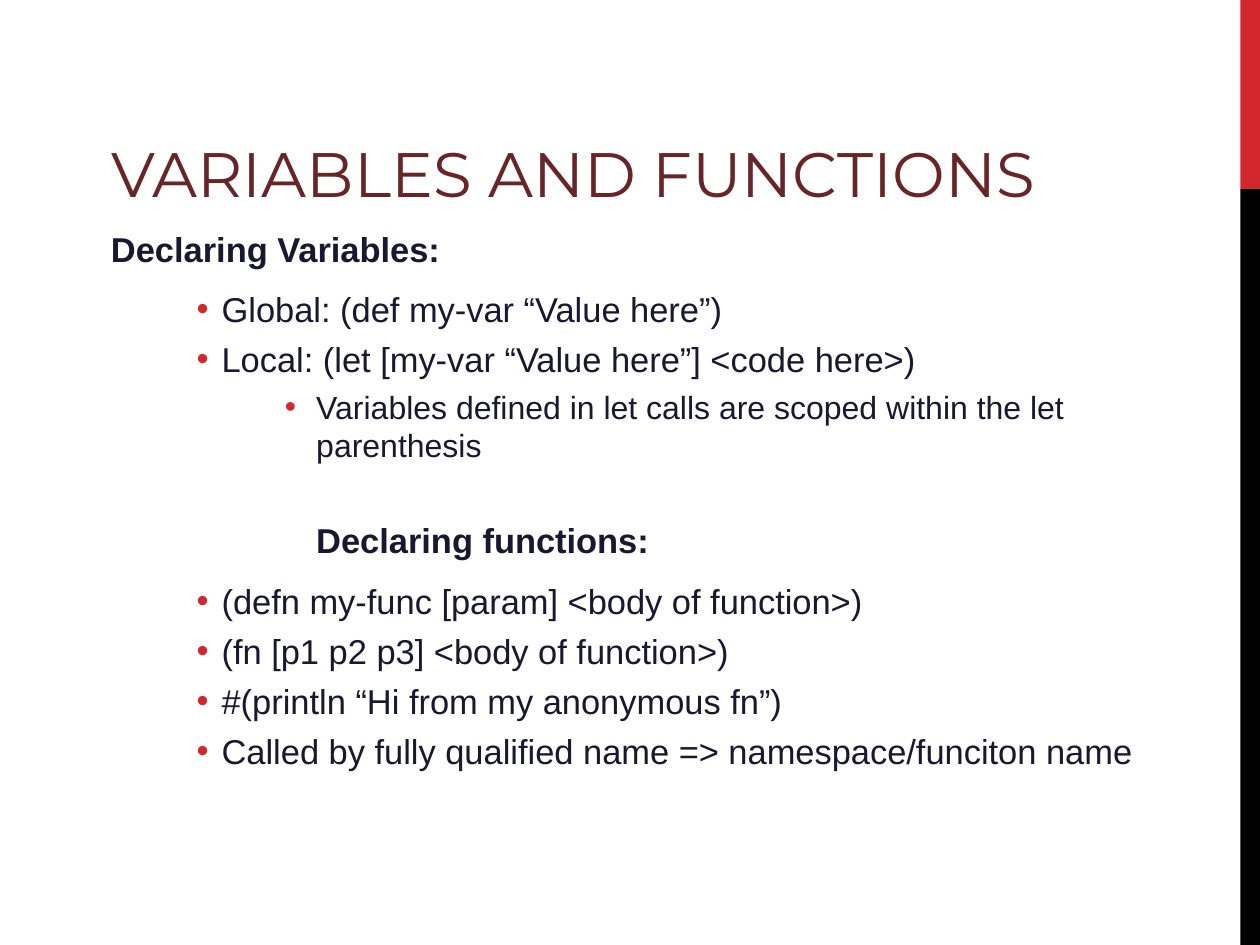
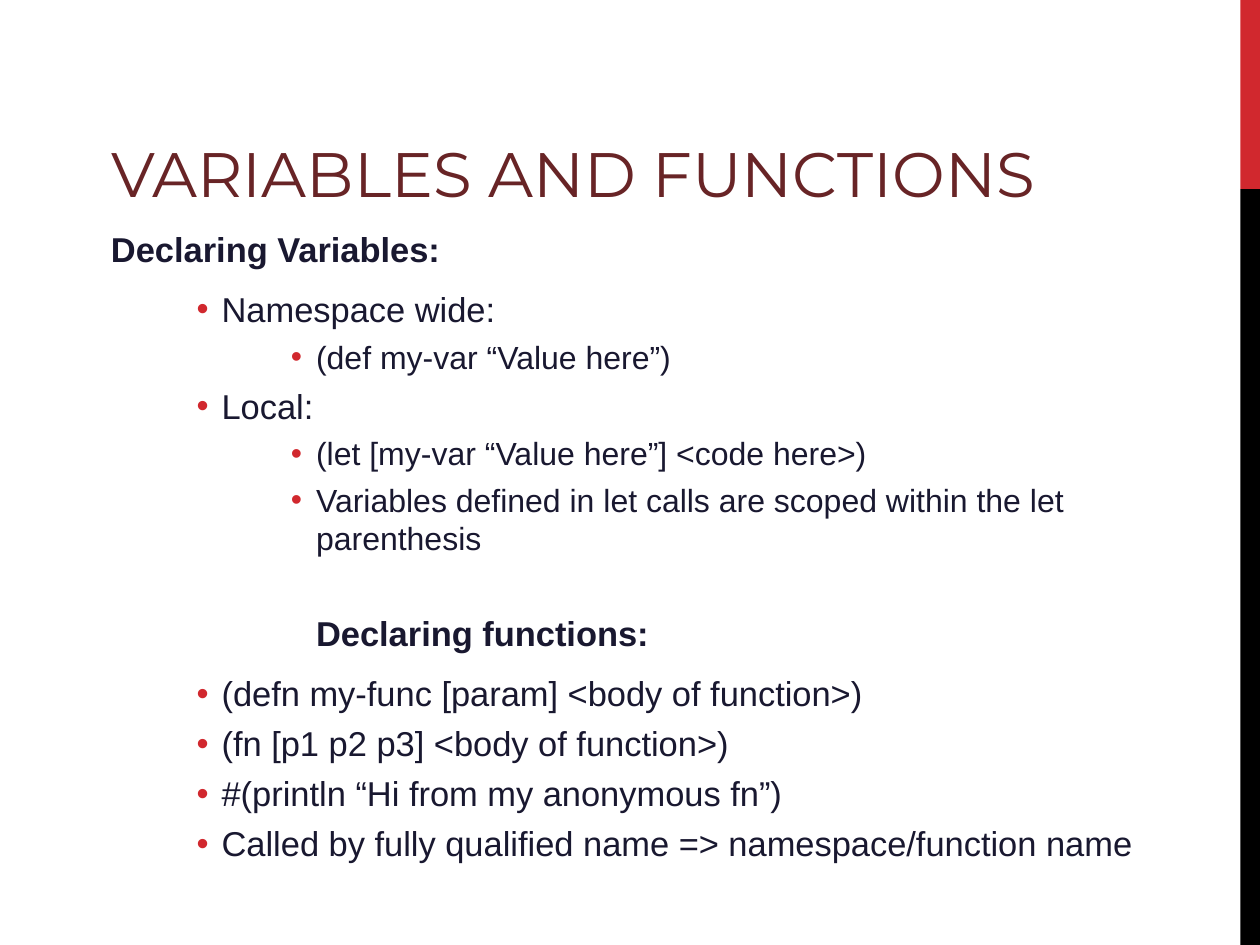
Before and after one commit to PlumpMath/intro-to-clojureclr-talk, a slide deck: slide 4 of slides/intro-to-clojure-clr-talk.ppt (slide 5 before the commit). Drawn at 1260x945 pixels with LibreOffice and Linux fonts; fonts in the diff are those of the drawing; background and template pictures are left out. Boxes give left, top, right and bottom in pixels: in the first picture for what was removed or moved away, otherwise in the second. Text is boxed around its words. In the diff, an @@ line names an element or a change of style, - is before the commit and + after.

```diff
--- a/slides/intro-to-clojure-clr-talk.ppt
+++ b/slides/intro-to-clojure-clr-talk.ppt
@@ text at (222, 297, 866, 472): text changed; size 28 to 26 pt @@
-  • Global: (def my-var “Value here”)
-  • Local: (let [my-var “Value here”] <code here>)
+  • Namespace wide:
+    • (def my-var “Value here”)
+  • Local:
+    • (let [my-var “Value here”] <code here>)
@@ text at (316, 488, 1064, 557): indent changed @@
@@ text at (222, 831, 1132, 863): text changed @@
-  • Called by fully qualified name => namespace/funciton name
+  • Called by fully qualified name => namespace/function name
```
Also in this commit, not shown: 10 other slides changed, 2 slides removed, 2 other files.
